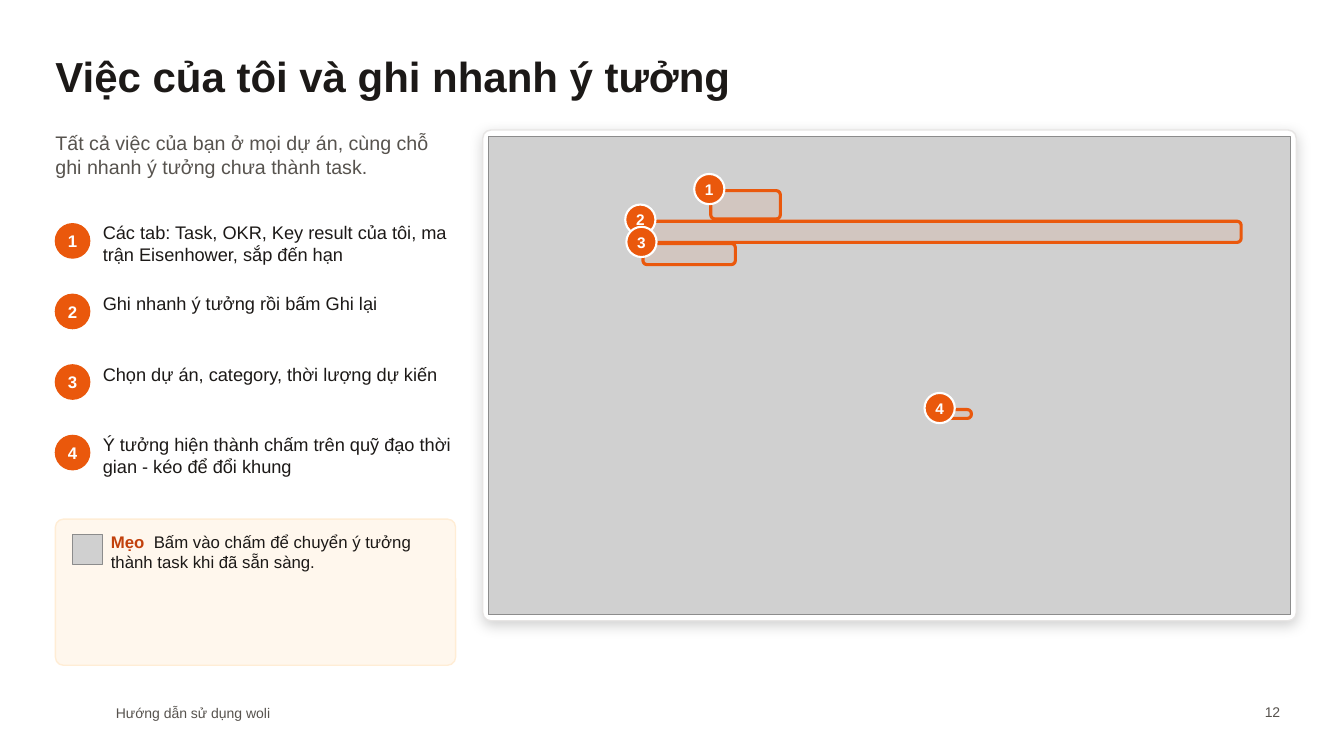
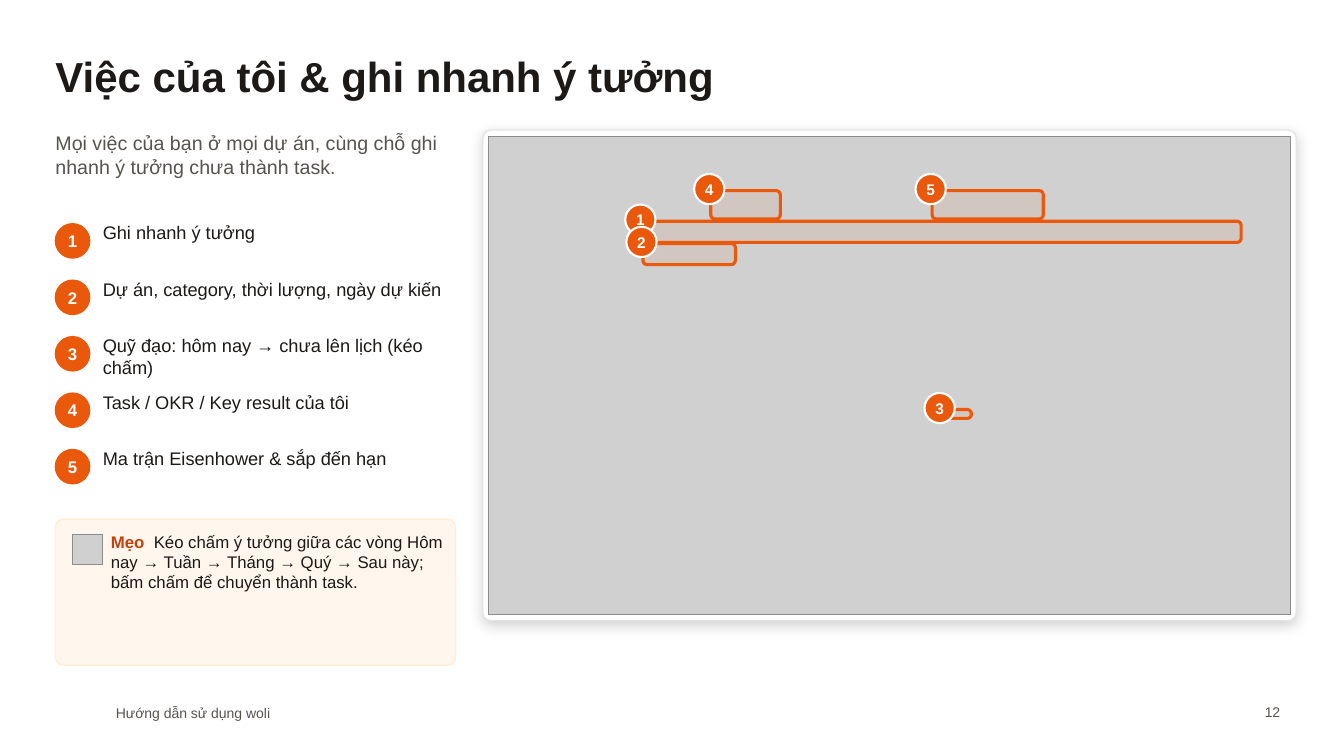
Before and after one commit to diuthihieu/hr-task-managent-CL, a slide deck: slide 12 of docs/woli-Huong-dan-su-dung.pptx. Drawn at 1344x756 pixels with LibreOffice and Linux fonts; fonts in the diff are those of the drawing; grey boxes stand for pictures; background and template pictures are left out. Boxes give left, top, right and bottom in pixels: in the first picture for what was removed or moved away, otherwise in the second. Text is boxed around its words. In the diff, an @@ line names an element or a change of style, - is before the commit and + after.

```diff
--- a/docs/woli-Huong-dan-su-dung.pptx
+++ b/docs/woli-Huong-dan-su-dung.pptx
@@ title at [55, 60, 713, 101]: text changed @@
-Việc của tôi và ghi nhanh ý tưởng
+Việc của tôi & ghi nhanh ý tưởng
@@ text at [55, 135, 437, 178]: text changed @@
-Tất cả việc của bạn ở mọi dự án, cùng chỗ ghi nhanh ý tưởng chưa thành task.
+Mọi việc của bạn ở mọi dự án, cùng chỗ ghi nhanh ý tưởng chưa thành task.
@@ text "4": place and size @@
-text "4" at [935, 403, 944, 414]
+text "4" at [705, 184, 714, 195]
@@ ellipse added at [915, 174, 946, 205], fill #EA580C, outline #FFFFFF 1.5 pt @@
@@ text "1" rewrapped from [705, 184, 714, 195] to [636, 214, 645, 229] @@
@@ text added at [926, 184, 935, 195], 11 pt, text #FFFFFF, bold @@
+5
@@ rounded rectangle added at [933, 191, 1044, 219], fill #EA580C at 8% opacity, outline #EA580C 2.25 pt @@
@@ text at [103, 225, 255, 243]: text changed @@
-Ghi nhanh ý tưởng rồi bấm Ghi lại
+Ghi nhanh ý tưởng
@@ text "2" rewrapped from [636, 213, 645, 229] to [637, 237, 646, 248] @@
@@ text "2": place and size @@
-text "2" at [68, 306, 77, 318]
+text "2" at [68, 292, 77, 304]
@@ ellipse: place and size @@
-ellipse at [55, 294, 90, 329]
+ellipse at [55, 280, 90, 315]
@@ text at [103, 282, 441, 300]: text changed @@
-Chọn dự án, category, thời lượng dự kiến
+Dự án, category, thời lượng, ngày dự kiến
@@ text "3": place and size @@
-text "3" at [68, 376, 77, 388]
+text "3" at [68, 348, 77, 360]
@@ ellipse: place and size @@
-ellipse at [55, 365, 90, 399]
+ellipse at [55, 337, 90, 371]
@@ text added at [103, 338, 422, 378], 13 pt, text #1C1917 @@
+Quỹ đạo: hôm nay → chưa lên lịch (kéo chấm)
@@ text "4": place and size @@
-text "4" at [68, 447, 77, 459]
+text "4" at [68, 404, 77, 416]
@@ ellipse added at [55, 393, 90, 427], fill #EA580C, outline #EA580C 1 pt @@
@@ text at [103, 395, 349, 413]: text changed @@
-Các tab: Task, OKR, Key result của tôi, ma trận Eisenhower, sắp đến hạn
+Task / OKR / Key result của tôi
@@ text "3": place and size @@
-text "3" at [637, 237, 646, 248]
+text "3" at [935, 403, 944, 414]
@@ text removed at [103, 437, 451, 477] @@
-Ý tưởng hiện thành chấm trên quỹ đạo thời gian - kéo để đổi khung
@@ ellipse: place and size @@
-ellipse at [55, 436, 90, 470]
+ellipse at [55, 450, 90, 484]
@@ text added at [68, 461, 77, 473], 12 pt, text #FFFFFF, bold @@
+5
@@ text added at [103, 451, 386, 469], 13 pt, text #1C1917 @@
+Ma trận Eisenhower & sắp đến hạn
@@ text at [111, 535, 442, 592]: text changed @@
-Mẹo Bấm vào chấm để chuyển ý tưởng thành task khi đã sẵn sàng.
+Mẹo Kéo chấm ý tưởng giữa các vòng Hôm nay → Tuần → Tháng → Quý → Sau này; bấm chấm để chuyển thành task.
```
Also in this commit, not shown: 27 other slides changed, 33 slides added, 3 slides removed.
